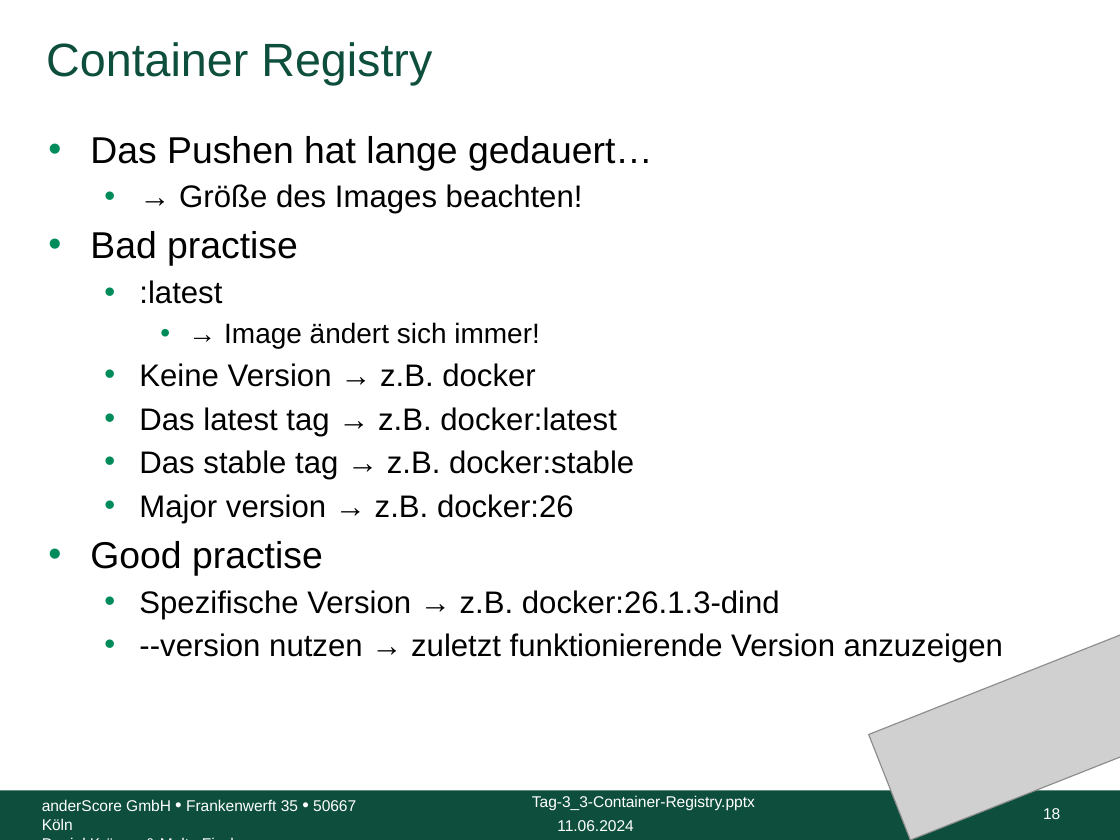
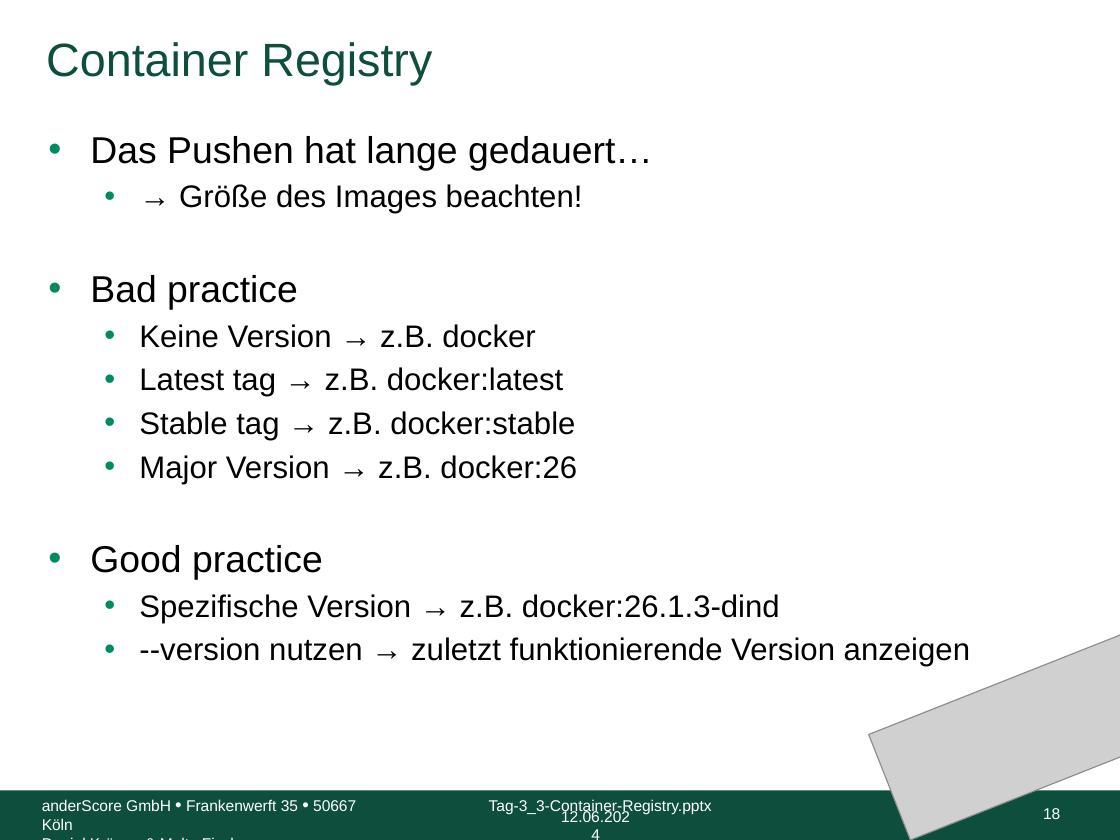
Before and after one commit to anderscore-gmbh/gitlab, a slide deck: slide 18 of slides/Tag-3_3-Container-Registry_Light.pptx. Drawn at 1120x840 pixels with LibreOffice and Linux fonts; fonts in the diff are those of the drawing; grey boxes stand for pictures; background and template pictures are left out. Boxes give left, top, right and bottom in pixels: in the first picture for what was removed or moved away, otherwise in the second. Text is boxed around its words. In the diff, an @@ line names an element or a change of style, - is before the commit and + after.

```diff
--- a/slides/Tag-3_3-Container-Registry_Light.pptx
+++ b/slides/Tag-3_3-Container-Registry_Light.pptx
@@ text at (90,275,298,310): text changed; size 18 to 24 pt @@
-• Bad practise
-  • :latest
-    • → Image ändert sich immer!
+• Bad practice
@@ text at (90,367,577,580): text changed @@
-  • Das latest tag → z.B. docker:latest
-  • Das stable tag → z.B. docker:stable
-  • Major version → z.B. docker:26
-• Good practise
+  • Latest tag → z.B. docker:latest
+  • Stable tag → z.B. docker:stable
+  • Major Version → z.B. docker:26
+• Good practice
@@ text at (139,637,970,667): text changed @@
-  • --version nutzen → zuletzt funktionierende Version anzuzeigen
+  • --version nutzen → zuletzt funktionierende Version anzeigen
@@ text "Tag-3_3-Container-Registry.pptx": place and size @@
-text "Tag-3_3-Container-Registry.pptx" at (532,795,755,811)
+text "Tag-3_3-Container-Registry.pptx" at (489,799,712,814)
@@ text at (561,809,630,822): text changed @@
-11.06.2024
+12.06.2024
```
Also in this commit, not shown: 32 other slides changed, 2 other files.
